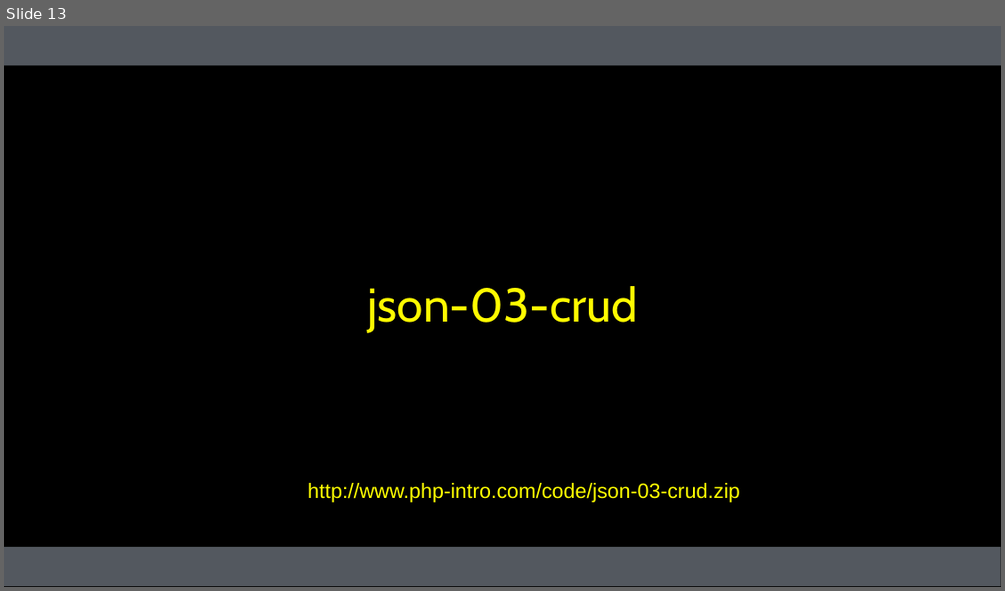
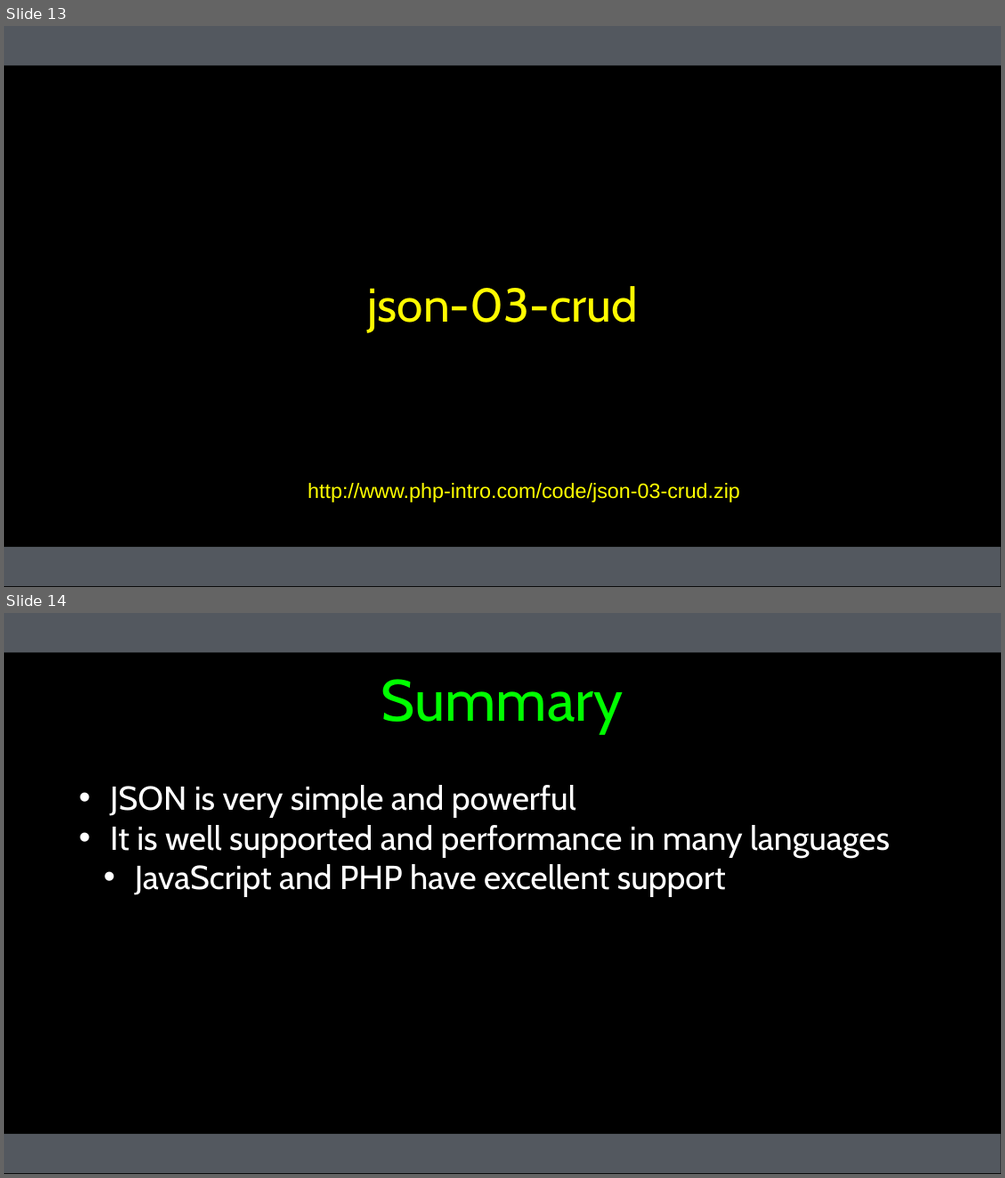
Before and after one commit to csev/wa4e, a slide deck: lectures/JS-04-JSON.ppt. Shown one above the other, each under a label of ours: slide 13 before the commit, slides 13 and 14 after it. The pictures are 1005x591 and 1005x1178 pixels, drawn with LibreOffice and Linux fonts; fonts in the diff are those of the drawing. Boxes give left, top, right and bottom in pixels: in the first picture for what was removed or moved away, otherwise in the second. Text is boxed around its words. In the diff, an @@ line names an element or a change of style, - is before the commit and + after.

```diff
--- a/lectures/JS-04-JSON.ppt
+++ b/lectures/JS-04-JSON.ppt
@@ slide 14 added at box(4, 613, 1001, 1174), background #000000; not listed: 2 template elements that a slide beside it also shows @@
@@ title added at box(381, 679, 623, 734), 42 pt, text #00FF00 @@
+Summary
@@ text added at box(110, 785, 890, 897), 24 pt, text #FFFFFF @@
+• JSON is very simple and powerful
+• It is well supported and performance in many languages
+  • JavaScript and PHP have excellent support
```
Also in this commit, not shown: 1 other slide added, 1 other file.
